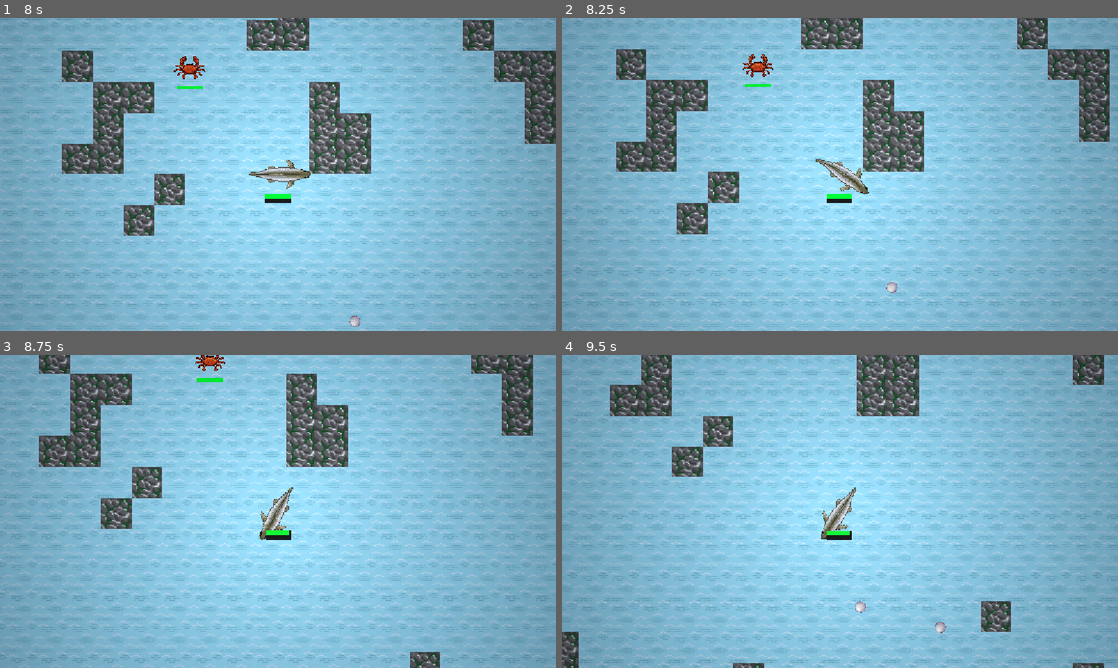
Above: before the commit, frames 1-4 (two rows, left to right).
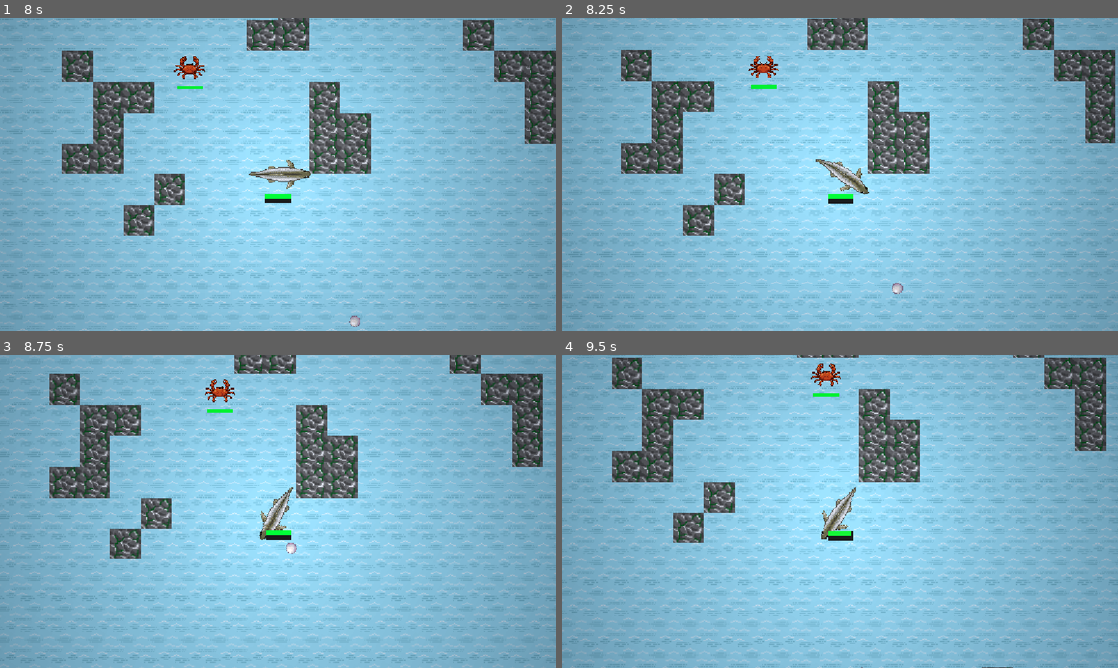
Above: after the commit, the same moments.

Repository: vincentchen18/Pelagico
Game: Godot game, scene res://n0.tscn
Same seed, same stepped clock (60 frames per second), same inputs: the game is played once before the commit and once after it.
Inputs (mouse positions are in pixels of both pictures, inside the frame that each line leads up to):
- Up to frame 1 (8 s): tap Enter at 0.5, 4.25 s; move the mouse to (250, 237) at 0.52 s; hold Up (forward) 0.53-1.25 s; tap F (dash) at 0.6, 5.1 s; click (250, 237) at 0.67 s; drag from (444, 221) to (250, 237) at 1.27 s; tap Space at 2, 5 s; move the mouse to (111, 127) at 2.02 s; hold Left (left) 2.03-2.75 s; tap Shift at 2.1 s; drag from (305, 174) to (111, 127) at 2.77 s; move the mouse to (194, 96) at 3.52 s; hold Down (backward) 3.53-4.25 s; tap Alt at 3.6 s; drag from (400, 158) to (194, 96) at 4.27 s; move the mouse to (166, 190) at 5.02 s; hold Up (forward) 5.03-5.75 s; click (166, 190) at 5.17 s; click "Instructions" at 5.75 s; click "Play" at 6.5 s; drag from (333, 105) to (311, 174) at 7.27 s
- Up to frame 2 (8.25 s): move the mouse to (812, 237) at 8.02 s; hold Right (right) from 8.03 s (still down); tap Shift at 8.1 s
- Up to frame 3 (8.75 s): keep holding Right (right)
- Up to frame 4 (9.5 s): release Right (right) at 8.75 s; drag from (1006, 558) to (773, 355) at 8.77 s

Frame 1 is identical in both runs. In frame 2, 20% of the frame differs, in the area x 0-100%, y 0-100%; in frame 3, 26%; in frame 4, 29%.

Commit message:
forgot to commit this 2 days ago

Diff:
--- a/Scripts/player.gd
+++ b/Scripts/player.gd
@@ -89,7 +89,7 @@
 		dash_start_pos = global_position
 	var turn = Input.get_axis("left", "right")
 	rotation += turn * turn_speed * delta
-	var rotforwardspeed = speed * 0.8
+	var rotforwardspeed = speed * 0.25
 	var forward = Vector2.RIGHT.rotated(rotation)
 	var thrust = 0
 	if Input.is_action_pressed("forward"):
